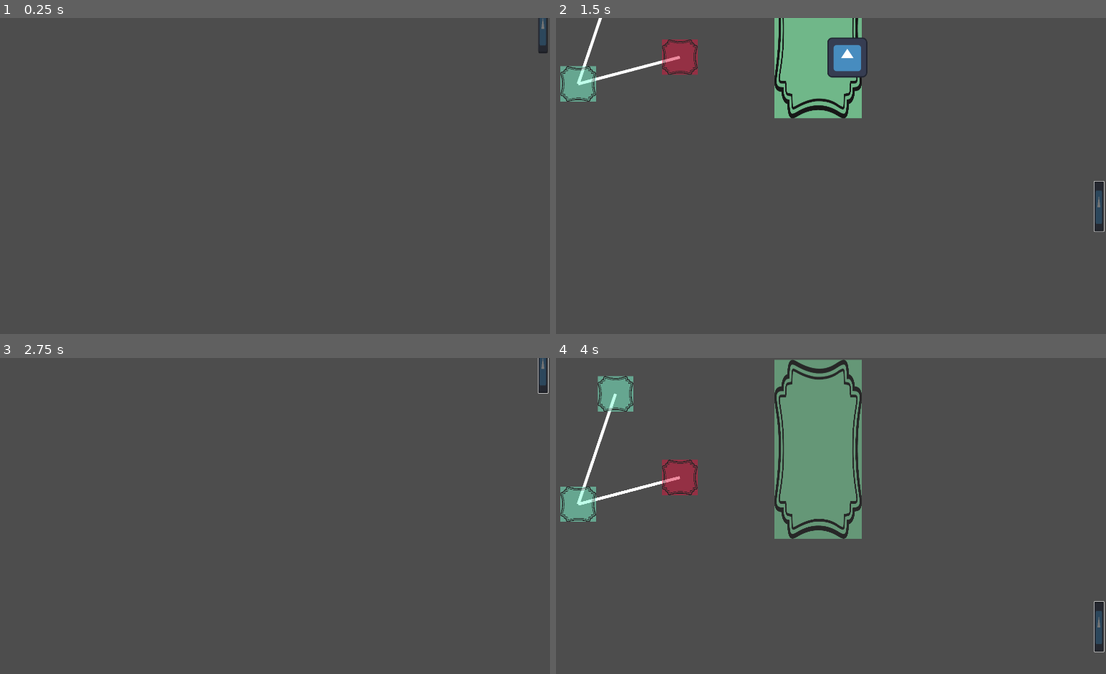
Above: before the commit, frames 1-4 (two rows, left to right).
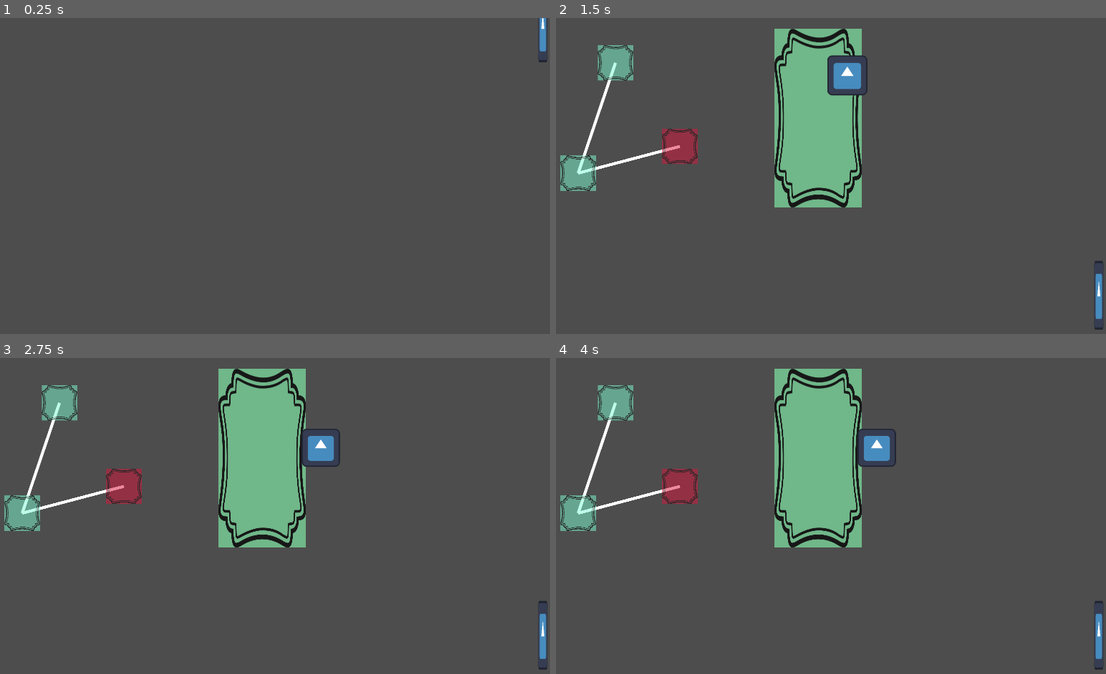
Above: after the commit, the same moments.

Repository: ManonMarchand/scientific-game-jam-25
Game: Godot game, scene res://switch-panel/switch_panel.tscn
Two runs of this game, one before a commit and one after it. Both use one fixed random seed, a clock stepped at 60 frames per second and the inputs below. This scene is started directly instead of the project's main scene. The engine's default icon, where the game draws it, is replaced by a stand-in: a white triangle on a blue panel in a dark square.
Inputs (mouse positions are in pixels of both pictures, inside the frame that each line leads up to):
- Up to frame 1 (0.25 s): no input
- Up to frame 2 (1.5 s): click (1100, 27) at 0.52 s; tap Enter at 1.25 s; drag from (831, 59) to (875, 106) at 1.27 s
- Up to frame 3 (2.75 s): drag from (148, 534) to (236, 582) at 2.02 s
- Up to frame 4 (4 s): tap Space (toggle_panel) at 2.75, 3.05 s; move the mouse to (875, 446) at 2.77 s; hold D (move_right) 2.78-3.5 s; tap F at 2.85 s; click (875, 446) at 2.92 s; drag from (792, 582) to (649, 471) at 3.52 s

The runs differ from the first frame. In frame 1, 0.2% of the frame differs, in the area x 97-100%, y 0-15%; in frame 2, 11%; in frame 3, 12%, in the area x 0-100%, y 0-99%; in frame 4, 12%.

Commit message:
Add main stage model, and fix switch panel

Diff:
--- /dev/null
+++ b/monkey/stage/stage.gd
@@ -0,0 +1,52 @@
+extends Node2D
+
+@export var player_offset_on_arrival = 50
+@export var playable_width = 380
+@export var substage_list: Array[PackedScene]
+
+var nb_substage: int = 0
+var current_stage_index
+
+# Called when the node enters the scene tree for the first time.
+func _ready() -> void:
+	# Init player
+	$Player.set_screen(Vector2(0, 1080-playable_width), Vector2(1920, playable_width))
+	nb_substage = len(substage_list)
+	init_substage(0, true)
+
+
+func init_substage(stage_index: int, from_left: bool):
+	current_stage_index = stage_index
+	# Remove current substage if necessary
+	var substage_node = get_node_or_null("Substage")
+	if substage_node != null:
+		remove_child(substage_node)
+	# Create new substage
+	var new_substage = substage_list[stage_index].instantiate()
+	new_substage.name = "Substage"
+	new_substage.position = Vector2.ZERO
+	add_child(new_substage)
+	# Move player
+	if from_left:
+		$Player.position.x = player_offset_on_arrival
+	else:
+		$Player.position.x = get_viewport_rect().size.x - player_offset_on_arrival
+
+
+
+# Called every frame. 'delta' is the elapsed time since the previous frame.
+func _process(delta: float) -> void:
+	pass
+
+
+
+
+func _on_player_leave_left() -> void:
+	if current_stage_index == 0:
+		return
+	init_substage(current_stage_index - 1, false)
+
+func _on_player_leave_right() -> void:
+	if current_stage_index == nb_substage - 1:
+		return
+	init_substage(current_stage_index + 1, true)
--- /dev/null
+++ b/monkey/stage/stage.tscn
@@ -0,0 +1,17 @@
+[gd_scene load_steps=4 format=3 uid="uid://8b3ifmligndf"]
+
+[ext_resource type="PackedScene" uid="uid://cd8g353hqck3h" path="res://switch-panel/switch_panel.tscn" id="1_726vd"]
+[ext_resource type="Script" path="res://stage/stage.gd" id="1_mlk6n"]
+[ext_resource type="PackedScene" uid="uid://c4ysry6xndv5u" path="res://player/player.tscn" id="3_ukuwo"]
+
+[node name="Stage" type="Node2D"]
+script = ExtResource("1_mlk6n")
+
+[node name="SwitchPanel" parent="." instance=ExtResource("1_726vd")]
+panel_scene = null
+
+[node name="Player" parent="." instance=ExtResource("3_ukuwo")]
+position = Vector2(284, 696)
+
+[connection signal="leave_left" from="Player" to="." method="_on_player_leave_left"]
+[connection signal="leave_right" from="Player" to="." method="_on_player_leave_right"]
--- a/monkey/switch-panel/rope.gd
+++ b/monkey/switch-panel/rope.gd
@@ -4,6 +4,7 @@
 signal panel_go_up
 
 var is_down: bool = false
+var can_click: bool = false
 
 # Called when the node enters the scene tree for the first time.
 func _ready() -> void:
@@ -11,20 +12,28 @@
 
 # Called every frame. 'delta' is the elapsed time since the previous frame.
 func _process(_delta: float) -> void:
-	if Input.is_action_pressed("move_right"):
-		_on_button_pressed()
+	if Input.is_action_just_pressed("toggle_panel"):
+		rope_pressed()
 
-func _on_button_mouse_entered() -> void:
-	scale = Vector2(1.05, 1.05)
+func _input(event: InputEvent) -> void:
+	if can_click:
+		if event is InputEventMouseButton and event.button_index == MOUSE_BUTTON_LEFT and event.is_pressed():
+			rope_pressed()
 
-func _on_button_mouse_exited() -> void:
-	scale = Vector2(1, 1)
-
-
-func _on_button_pressed() -> void:
+func rope_pressed() -> void:
 	if is_down:
 		panel_go_up.emit()
 		is_down = false
 	else:
 		panel_go_down.emit()
 		is_down = true
+
+
+func _on_mouse_exited() -> void:
+	scale = Vector2(1., 1.)
+	can_click = false
+
+
+func _on_mouse_entered() -> void:
+	scale = Vector2(1.05, 1.05)
+	can_click = true
--- a/monkey/switch-panel/rope.tscn
+++ b/monkey/switch-panel/rope.tscn
@@ -1,22 +1,22 @@
-[gd_scene load_steps=3 format=3 uid="uid://cqu60r06x6a24"]
+[gd_scene load_steps=4 format=3 uid="uid://cqu60r06x6a24"]
 
 [ext_resource type="Script" path="res://switch-panel/rope.gd" id="1_4sl2t"]
 [ext_resource type="Texture2D" uid="uid://dxph3ey2pdt6d" path="res://icon.svg" id="1_f17bt"]
 
-[node name="Rope" type="Node2D"]
+[sub_resource type="CapsuleShape2D" id="CapsuleShape2D_fuli7"]
+radius = 15.0
+height = 230.0
+
+[node name="Rope" type="Area2D"]
+position = Vector2(390, 237)
 script = ExtResource("1_4sl2t")
 
 [node name="Sprite2D" type="Sprite2D" parent="."]
-position = Vector2(-8.34465e-07, 0.99999)
-scale = Vector2(0.25, 1.32812)
+scale = Vector2(0.25, 1.80469)
 texture = ExtResource("1_f17bt")
 
-[node name="Button" type="Button" parent="."]
-offset_left = -15.0
-offset_top = -83.0
-offset_right = 17.0
-offset_bottom = 85.0
+[node name="CollisionShape2D" type="CollisionShape2D" parent="."]
+shape = SubResource("CapsuleShape2D_fuli7")
 
-[connection signal="mouse_entered" from="Button" to="." method="_on_button_mouse_entered"]
-[connection signal="mouse_exited" from="Button" to="." method="_on_button_mouse_exited"]
-[connection signal="pressed" from="Button" to="." method="_on_button_pressed"]
+[connection signal="mouse_entered" from="." to="." method="_on_mouse_entered"]
+[connection signal="mouse_exited" from="." to="." method="_on_mouse_exited"]
